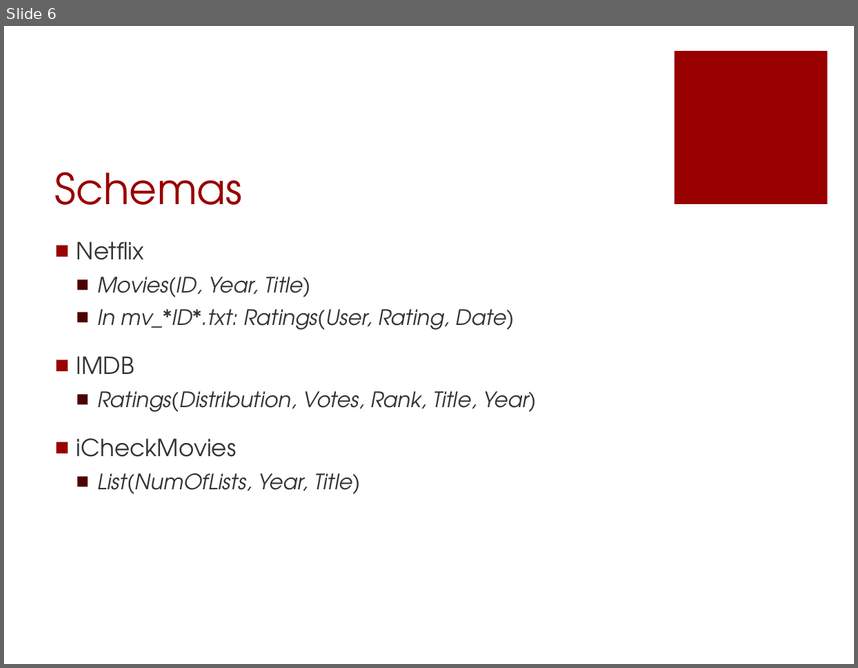
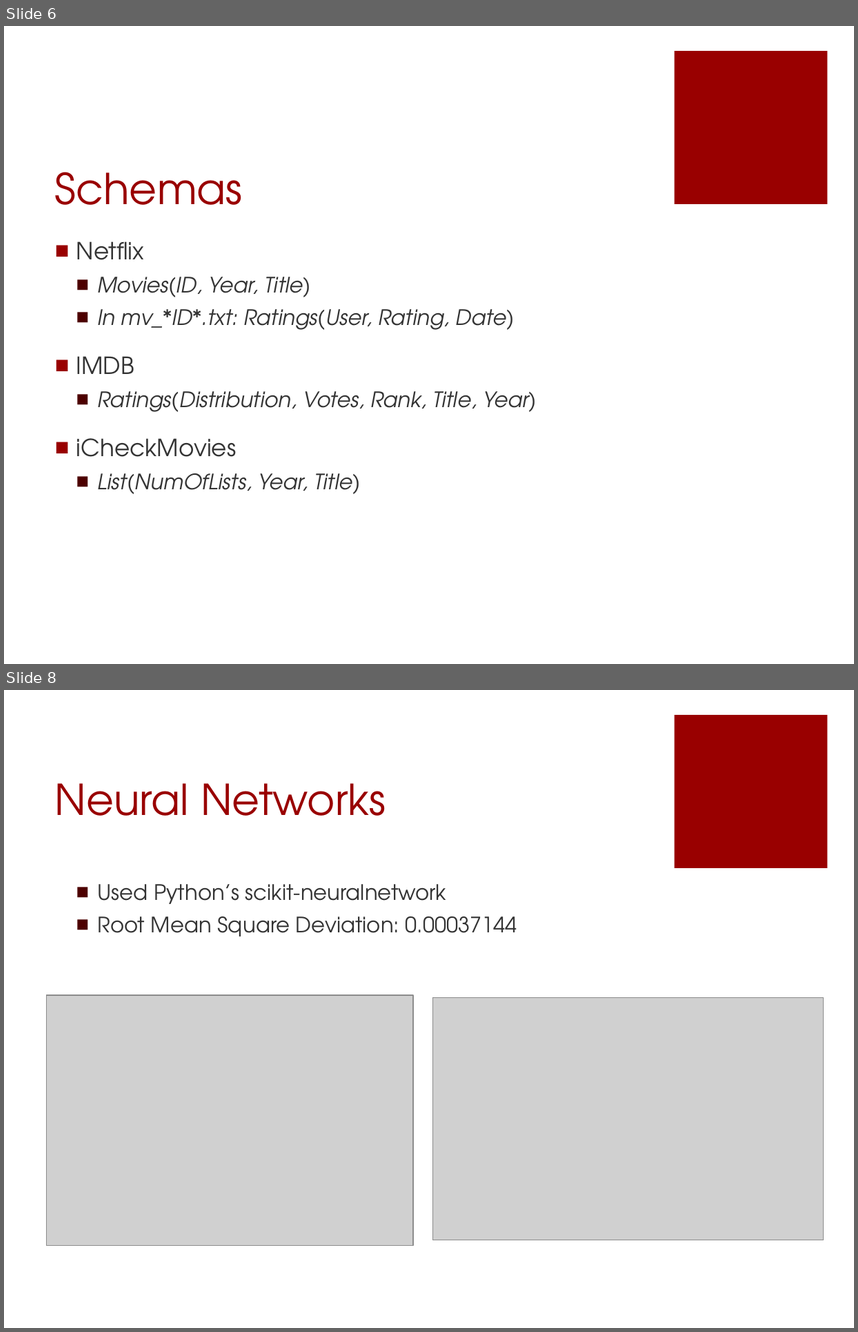
Before and after one commit to scrasmussen/euler-enigma, a slide deck: project/movieML/presentation.pptx. Shown one above the other, each under a label of ours: slide 6 before the commit, slides 6 and 8 after it; the slides between them are not shown. The pictures are 858x668 and 858x1332 pixels, drawn with LibreOffice and Linux fonts; fonts in the diff are those of the drawing; grey boxes stand for pictures. Boxes give left, top, right and bottom in pixels: in the first picture for what was removed or moved away, otherwise in the second. Text is boxed around its words. In the diff, an @@ line names an element or a change of style, - is before the commit and + after.

Commit message:
Added neural network info

```diff
--- a/project/movieML/presentation.pptx
+++ b/project/movieML/presentation.pptx
@@ slide 8 added at [4,690,854,1328], background #FFFFFF; not listed: 1 template element that a slide beside it also shows @@
@@ title added at [55,783,386,816], 36 pt, text #990000 @@
+Neural Networks
@@ text added at [98,884,517,936], 18 pt, text #333333 @@
+  ■ Used Python’s scikit-neuralnetwork
+  ■ Root Mean Square Deviation: 0.00037144
@@ picture added at [47,995,413,1245] @@
@@ picture added at [432,998,824,1240] @@
```
Also in this commit, not shown: 7 slides changed.
